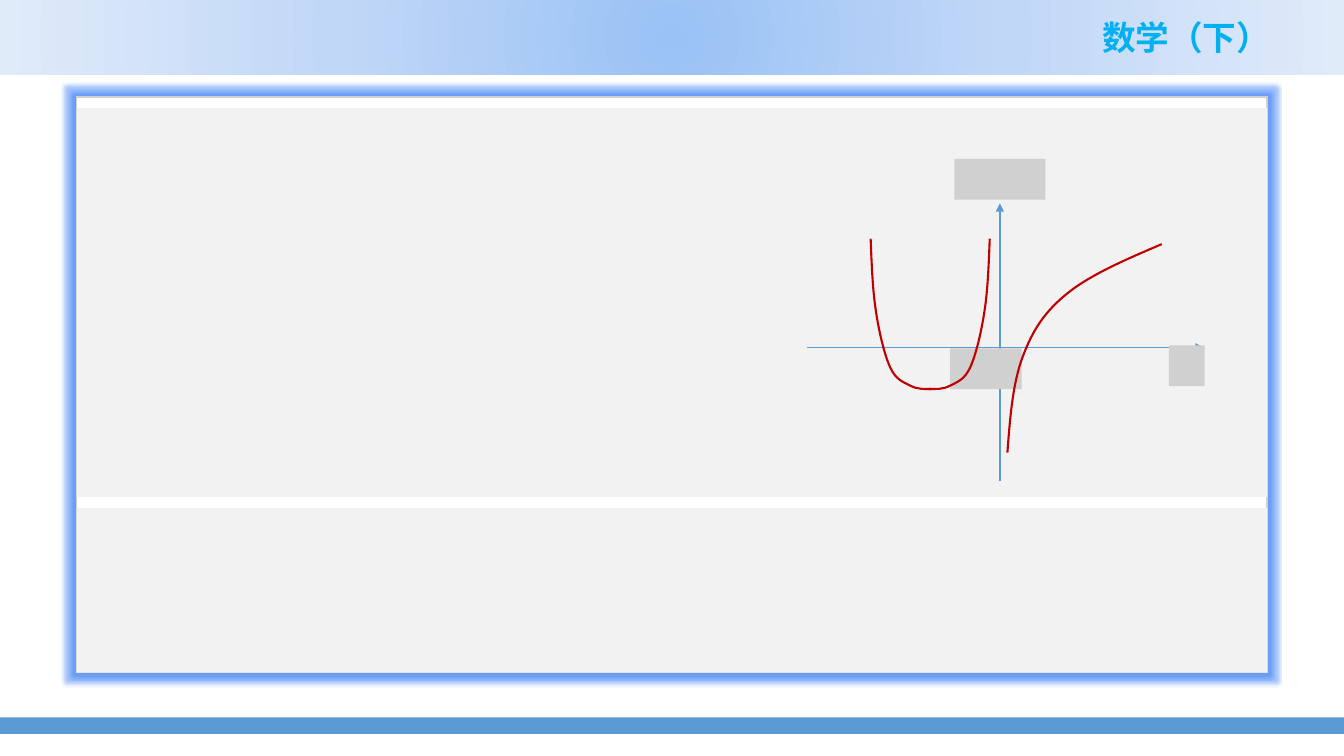
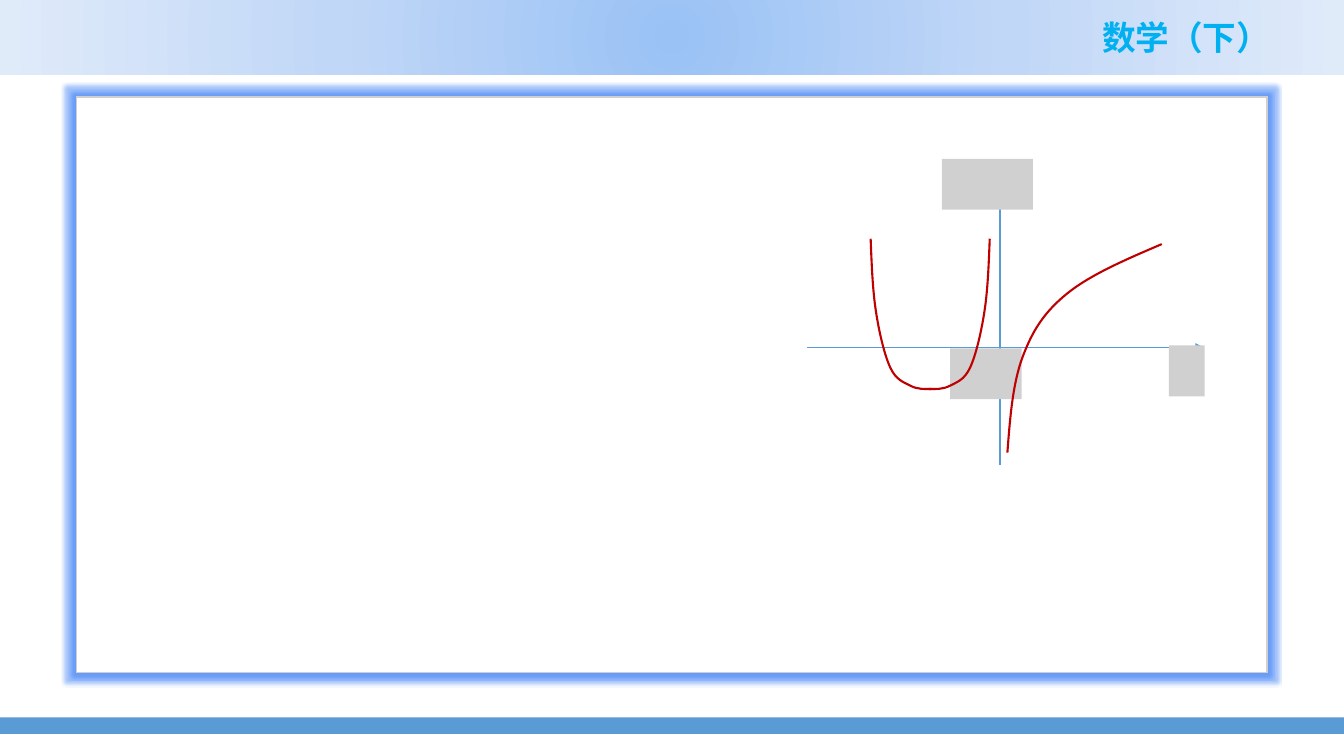
Before and after one commit to zhangshenxing/zhangshenxing.github.io, a slide deck: slide 24 of teaching/2022_spring_Math_II_ppt/4.4 函数的单调性与极值.pptx. Drawn at 1344x756 pixels with LibreOffice and Linux fonts; fonts in the diff are those of the drawing; grey boxes stand for pictures; background and template pictures are left out. Boxes give left, top, right and bottom in pixels: in the first picture for what was removed or moved away, otherwise in the second. Text is boxed around its words. In the diff, an @@ line names an element or a change of style, - is before the commit and + after.

```diff
--- a/teaching/2022_spring_Math_II_ppt/4.4 函数的单调性与极值.pptx
+++ b/teaching/2022_spring_Math_II_ppt/4.4 函数的单调性与极值.pptx
@@ rectangle removed at <box>77,108,1267,497</box> @@
@@ picture: place and size @@
-picture at <box>955,159,1046,200</box>
+picture at <box>942,159,1032,210</box>
@@ arrow moved from (1000, 481) - (1000, 204) to (1000, 466) - (1000, 163) @@
@@ picture: place and size @@
-picture at <box>951,349,1022,389</box>
+picture at <box>951,349,1022,399</box>
@@ picture: place and size @@
-picture at <box>1170,346,1205,386</box>
+picture at <box>1170,346,1205,396</box>
@@ rectangle removed at <box>77,508,1267,673</box> @@
```
Also in this commit, not shown: 6 other slides changed, 14 slides added, 14 slides removed, 6 other files.
